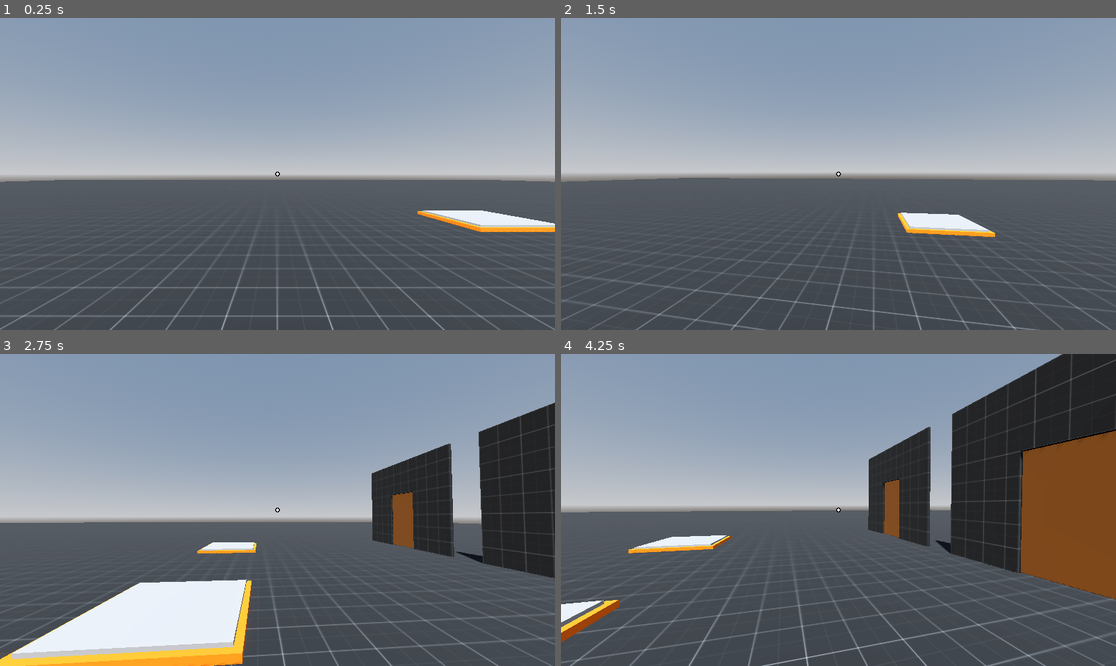
Above: before the commit, frames 1-4 (two rows, left to right).
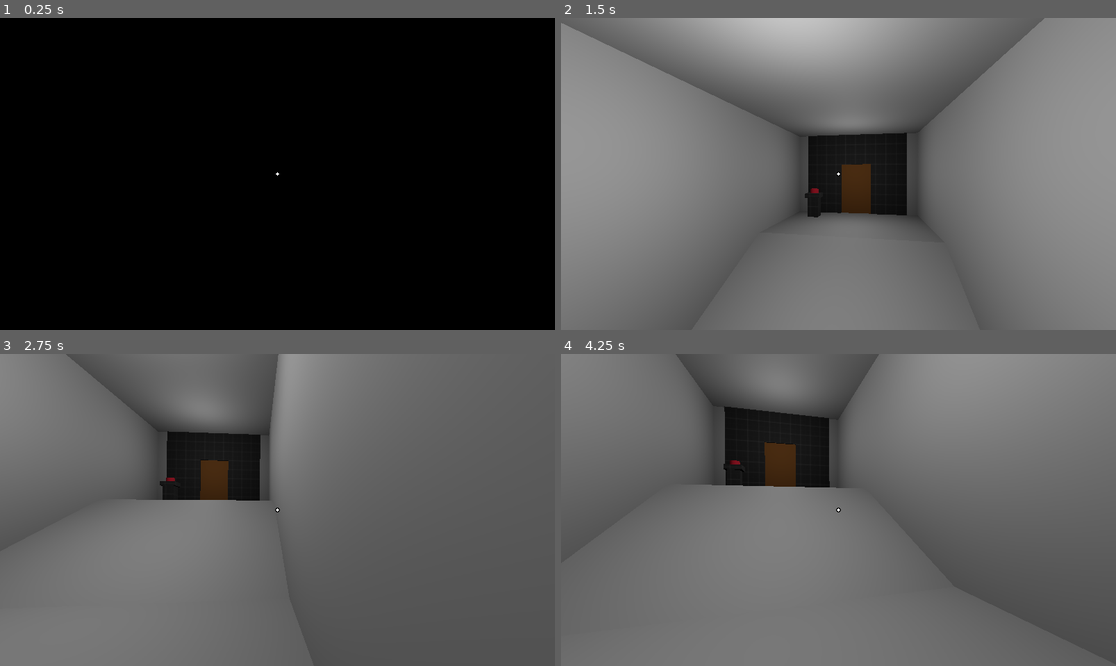
Above: after the commit, the same moments.

Repository: Radian6405/Rescale
Game: Godot game, scene res://levels/Chapter 1/level_1_1.tscn
Two runs of this game, one before a commit and one after it. Both use one fixed random seed, a clock stepped at 60 frames per second and the inputs below. Before the commit the project starts from res://levels/sandbox.tscn.
Inputs (mouse positions are in pixels of both pictures, inside the frame that each line leads up to):
- Up to frame 1 (0.25 s): no input
- Up to frame 2 (1.5 s): tap Enter at 0.5 s; move the mouse to (866, 174) at 0.52 s; press the mouse at (866, 174) at 0.53 s; hold D (move_right) 0.53-1.28 s; tap Space (jump) at 0.77 s; tap F (interact) at 0.8, 1.35 s; move the mouse to (810, 174) at 1.27 s; release the mouse at (810, 174) at 1.28 s; hold S (move_back) from 1.28 s (still down)
- Up to frame 3 (2.75 s): tap Space (jump) at 1.52 s; click (249, 510) at 1.55 s; move the mouse to (288, 503) at 2.02 s; release S (move_back) at 2.03 s; hold D (move_right) from 2.03 s (still down); tap Q (decrease_size) at 2.1 s; tap F (interact) at 2.3 s
- Up to frame 4 (4.25 s): move the mouse to (832, 516) at 2.77 s; click (832, 516) at 2.85 s; tap Space (jump) at 3.02, 3.77 s; move the mouse to (877, 513) at 3.52 s; release D (move_right) at 3.53 s; hold A (move_left) from 3.53 s (still down); tap E (increase_size) at 3.6 s; tap F (interact) at 3.8 s

The runs differ from the first frame. In frame 1, 100% of the frame differs, in the area x 0-100%, y 0-100%; in frame 2, 92%; in frame 3, 79%; in frame 4, 89%.

Commit message:
fix: better grab area for smaller objects -- uses layer 3 of collisions and raycast now checks for areas not collidors

Diff:
--- a/levels/Chapter 1/level_1_3.tscn
+++ b/levels/Chapter 1/level_1_3.tscn
@@ -83,7 +83,6 @@
 transform = Transform3D(1, 0, 0, 0, 1, 0, 0, 0, 1, -2, 0.6, 3.5)
 mass = 5.0
 max_scale = 1.0
-min_scale = 1.0
 
 [node name="PlatformManager" type="Node3D" parent="."]
 
@@ -117,7 +116,7 @@
 jump_power = 20.0
 
 [node name="border_Jumpad3" parent="JumpadManager" instance=ExtResource("7_ggx8u")]
-transform = Transform3D(1, 0, 0, 0, 1, 0, 0, 0, 1, 45, 0, 11)
+transform = Transform3D(1, 0, 0, 0, 1, 0, 0, 0, 1, 46, 0, 11)
 jump_power = 15.0
 
 [node name="border_Jumpad2" parent="JumpadManager" instance=ExtResource("7_ggx8u")]
--- a/player/player.gd
+++ b/player/player.gd
@@ -130,7 +130,8 @@
 		if not grab_ray.is_colliding():
 			return
 
-		var object = grab_ray.get_collider()
+		var object = grab_ray.get_collider().get_parent()
+		print(object)
 
 		if  object is button:
 			object.button_click()
@@ -144,7 +145,8 @@
 
 		if not grab_ray.is_colliding():
 			return
-		var object := grab_ray.get_collider()
+		var object = grab_ray.get_collider().get_parent()
+		print(object)
 		if not (object is pickup_object):
 			return
 
@@ -166,7 +168,7 @@
 
 		# drops pickups without user leaving grab
 		if hand.get_child_count() > 0 && obj_can_be_dropped && is_on_floor():
-			if ( not grab_ray.is_colliding() or (not (grab_ray.get_collider() is pickup_object))):
+			if ( not grab_ray.is_colliding() or (not (grab_ray.get_collider().get_parent() is pickup_object))):
 				drop_hand()
 
 
--- a/player/player.tscn
+++ b/player/player.tscn
@@ -27,7 +27,9 @@
 
 [node name="GrabRay" type="RayCast3D" parent="Head/Camera3D"]
 target_position = Vector3(0, 0, -3)
-collision_mask = 3
+collision_mask = 4
+collide_with_areas = true
+collide_with_bodies = false
 
 [node name="hand" type="Node3D" parent="Head/Camera3D"]
 transform = Transform3D(1, 0, 0, 0, 1, 0, 0, 0, 1, 0, 0, -2)
--- a/project.godot
+++ b/project.godot
@@ -11,7 +11,7 @@
 [application]
 
 config/name="Rescale"
-run/main_scene="res://levels/sandbox.tscn"
+run/main_scene="res://levels/Chapter 1/level_1_1.tscn"
 config/features=PackedStringArray("4.2", "Forward Plus")
 boot_splash/show_image=false
 
--- a/scenes/buttons/button.tscn
+++ b/scenes/buttons/button.tscn
@@ -1,9 +1,12 @@
-[gd_scene load_steps=3 format=3 uid="uid://drwhyd2r7o87t"]
+[gd_scene load_steps=4 format=3 uid="uid://drwhyd2r7o87t"]
 
 [ext_resource type="Script" path="res://scenes/buttons/button.gd" id="1_khe8j"]
 
 [sub_resource type="BoxShape3D" id="BoxShape3D_vkpuy"]
-size = Vector3(0.5, 0.5, 0.5)
+size = Vector3(0.5, 1.3, 0.5)
+
+[sub_resource type="BoxShape3D" id="BoxShape3D_clo4v"]
+size = Vector3(0.5, 0.3, 0.5)
 
 [node name="Button" type="StaticBody3D"]
 collision_layer = 3
@@ -16,3 +19,11 @@
 
 [node name="ButtonParent" type="Node3D" parent="."]
 transform = Transform3D(1, 0, 0, 0, 1, 0, 0, 0, 1, 0, 1, 0)
+
+[node name="ClickArea" type="Area3D" parent="."]
+collision_layer = 7
+collision_mask = 7
+
+[node name="CollisionShape3D" type="CollisionShape3D" parent="ClickArea"]
+transform = Transform3D(1, 0, 0, 0, 1, 0, 0, 0, 1, 0, 1.25, 0)
+shape = SubResource("BoxShape3D_clo4v")
--- a/scenes/buttons/red_button.tscn
+++ b/scenes/buttons/red_button.tscn
@@ -20,7 +20,7 @@
 [node name="RedButton" instance=ExtResource("1_fmgcm")]
 
 [node name="CollisionShape3D" parent="." index="0"]
-transform = Transform3D(1, 0, 0, 0, 1, 0, 0, 0, 1, 0, 1.25, 0)
+transform = Transform3D(1, 0, 0, 0, 1, 0, 0, 0, 1, 0, 0.65, 0)
 
 [node name="MeshInstance3D" type="MeshInstance3D" parent="ButtonParent" index="0"]
 transform = Transform3D(1, 0, 0, 0, 1, 0, 0, 0, 1, 0, 0.2, 0)
--- a/scenes/pickups/cube_pickup.tscn
+++ b/scenes/pickups/cube_pickup.tscn
@@ -1,10 +1,12 @@
-[gd_scene load_steps=4 format=3 uid="uid://b2sllf85saywo"]
+[gd_scene load_steps=5 format=3 uid="uid://b2sllf85saywo"]
 
 [ext_resource type="PackedScene" uid="uid://cxvgbq6ybos6v" path="res://scenes/pickups/pickup.tscn" id="1_xopmh"]
 
 [sub_resource type="BoxMesh" id="BoxMesh_rit65"]
 
-[sub_resource type="BoxShape3D" id="BoxShape3D_1gdaa"]
+[sub_resource type="BoxShape3D" id="BoxShape3D_g72f5"]
+
+[sub_resource type="BoxShape3D" id="BoxShape3D_bnt2l"]
 resource_local_to_scene = true
 
 [node name="cube_pickup" instance=ExtResource("1_xopmh")]
@@ -13,5 +15,8 @@
 mesh = SubResource("BoxMesh_rit65")
 skeleton = NodePath("../..")
 
-[node name="collidor" parent="." index="1"]
-shape = SubResource("BoxShape3D_1gdaa")
+[node name="Collidor" parent="." index="1"]
+shape = SubResource("BoxShape3D_g72f5")
+
+[node name="PickupCollidor" parent="pickuphelper" index="0"]
+shape = SubResource("BoxShape3D_bnt2l")
--- a/scenes/pickups/cylinder_pickup.tscn
+++ b/scenes/pickups/cylinder_pickup.tscn
@@ -1,11 +1,12 @@
-[gd_scene load_steps=4 format=3 uid="uid://m4osbyi6q6ct"]
+[gd_scene load_steps=5 format=3 uid="uid://m4osbyi6q6ct"]
 
 [ext_resource type="PackedScene" uid="uid://cxvgbq6ybos6v" path="res://scenes/pickups/pickup.tscn" id="1_8d2lp"]
 
 [sub_resource type="CylinderMesh" id="CylinderMesh_hxt81"]
 
-[sub_resource type="CylinderShape3D" id="CylinderShape3D_cuwj2"]
-resource_local_to_scene = true
+[sub_resource type="CylinderShape3D" id="CylinderShape3D_dn8ot"]
+
+[sub_resource type="CylinderShape3D" id="CylinderShape3D_je7u5"]
 
 [node name="cylinder_pickup" instance=ExtResource("1_8d2lp")]
 max_scale = 1.2
@@ -15,5 +16,8 @@
 mesh = SubResource("CylinderMesh_hxt81")
 skeleton = NodePath("../..")
 
-[node name="collidor" parent="." index="1"]
-shape = SubResource("CylinderShape3D_cuwj2")
+[node name="Collidor" parent="." index="1"]
+shape = SubResource("CylinderShape3D_dn8ot")
+
+[node name="PickupCollidor" parent="pickuphelper" index="0"]
+shape = SubResource("CylinderShape3D_je7u5")
--- a/scenes/pickups/pickup.gd
+++ b/scenes/pickups/pickup.gd
@@ -3,7 +3,8 @@
 class_name pickup_object
 
 @onready var scale_controller: Node3D = $ScaleController
-@onready var collidor: CollisionShape3D = $collidor
+@onready var collidor: CollisionShape3D = $Collidor
+@onready var pickup_collidor: CollisionShape3D = $pickuphelper/PickupCollidor
 
 @export var initial_scale := 1.0
 @export var max_scale := 1.5
@@ -14,6 +15,10 @@
 		current_scale = clamp(value, min_scale, max_scale)
 		scale_controller.scale = Vector3.ONE * current_scale
 		collidor.scale = Vector3.ONE * current_scale
+
+		if current_scale >= 1:
+			pickup_collidor.scale = Vector3.ONE * current_scale
+
 		print(current_scale)
 
 func _ready() -> void:
--- a/scenes/pickups/pickup.tscn
+++ b/scenes/pickups/pickup.tscn
@@ -9,4 +9,10 @@
 
 [node name="ScaleController" type="Node3D" parent="."]
 
-[node name="collidor" type="CollisionShape3D" parent="."]
+[node name="Collidor" type="CollisionShape3D" parent="."]
+
+[node name="pickuphelper" type="Area3D" parent="."]
+collision_layer = 4
+collision_mask = 4
+
+[node name="PickupCollidor" type="CollisionShape3D" parent="pickuphelper"]
--- a/scenes/pickups/sphere_pickup.tscn
+++ b/scenes/pickups/sphere_pickup.tscn
@@ -1,10 +1,12 @@
-[gd_scene load_steps=4 format=3 uid="uid://b7w7om0kedcoi"]
+[gd_scene load_steps=5 format=3 uid="uid://b7w7om0kedcoi"]
 
 [ext_resource type="PackedScene" uid="uid://cxvgbq6ybos6v" path="res://scenes/pickups/pickup.tscn" id="1_mel4g"]
 
 [sub_resource type="SphereMesh" id="SphereMesh_t3n0h"]
 
-[sub_resource type="SphereShape3D" id="SphereShape3D_gc7gd"]
+[sub_resource type="SphereShape3D" id="SphereShape3D_utpu6"]
+
+[sub_resource type="SphereShape3D" id="SphereShape3D_lveoa"]
 
 [node name="sphere_pickup" instance=ExtResource("1_mel4g")]
 max_scale = 1.7
@@ -14,5 +16,8 @@
 mesh = SubResource("SphereMesh_t3n0h")
 skeleton = NodePath("../..")
 
-[node name="collidor" parent="." index="1"]
-shape = SubResource("SphereShape3D_gc7gd")
+[node name="Collidor" parent="." index="1"]
+shape = SubResource("SphereShape3D_utpu6")
+
+[node name="PickupCollidor" parent="pickuphelper" index="0"]
+shape = SubResource("SphereShape3D_lveoa")
